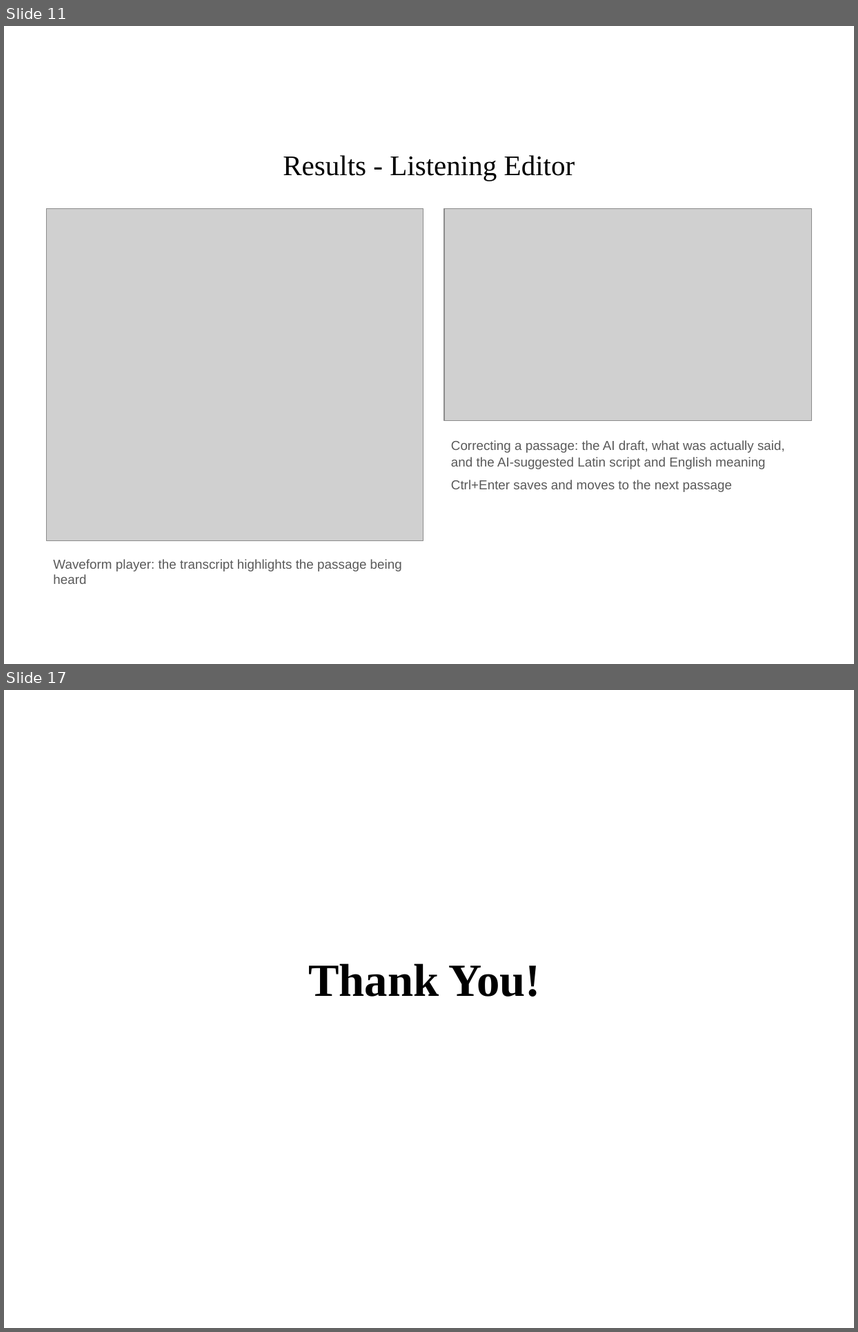
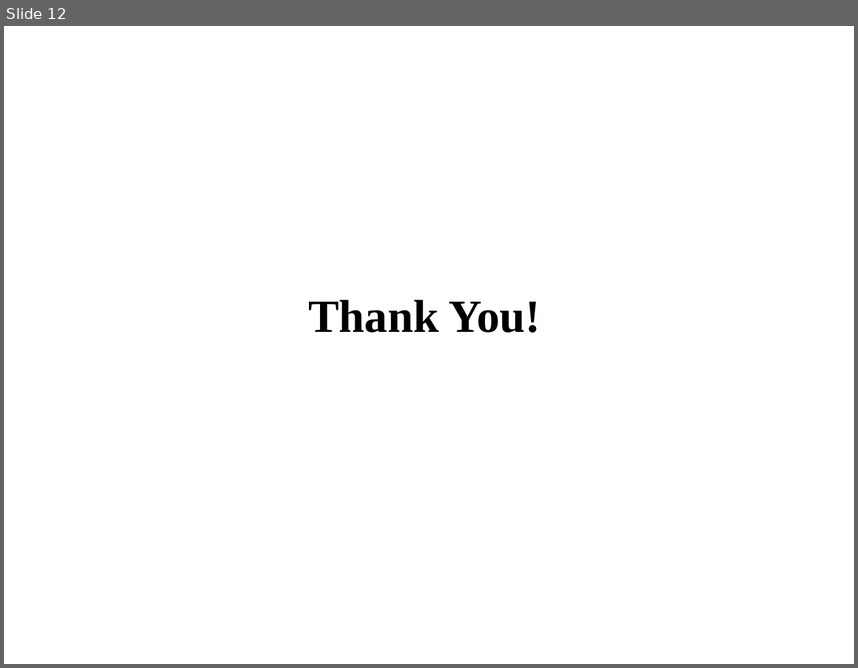
Before and after one commit to Mohamed-Ali-4/SwaraVeda, a slide deck: docs/SwaraVeda_Review2.pptx. Shown one above the other, each under a label of ours: slides 11 and 17 before the commit, slide 12 after it; the slides between them are not shown. The pictures are 858x1332 and 858x668 pixels, drawn with LibreOffice and Linux fonts; fonts in the diff are those of the drawing; grey boxes stand for pictures; background and template pictures are left out. Boxes give left, top, right and bottom in pixels: in the first picture for what was removed or moved away, otherwise in the second. Text is boxed around its words. In the diff, an @@ line names an element or a change of style, - is before the commit and + after.

```diff
--- a/docs/SwaraVeda_Review2.pptx
+++ b/docs/SwaraVeda_Review2.pptx
@@ slide 11 removed at <box>4,26,854,664</box>, background picture (left out) @@
@@ text removed at <box>283,155,575,181</box> @@
-Results - Listening Editor
@@ picture removed at <box>47,209,423,540</box> @@
@@ picture removed at <box>444,209,811,421</box> @@
@@ text removed at <box>451,440,785,492</box> @@
-Correcting a passage: the AI draft, what was actually said, and the AI-suggested Latin script and English meaning
-Ctrl+Enter saves and moves to the next passage
@@ text removed at <box>53,559,402,584</box> @@
-Waveform player: the transcript highlights the passage being heard
@@ what was slide 17 is now slide 12 @@
```
Also in this commit, not shown: 7 slides changed, 3 slides added, 7 other slides removed, 1 other file.
